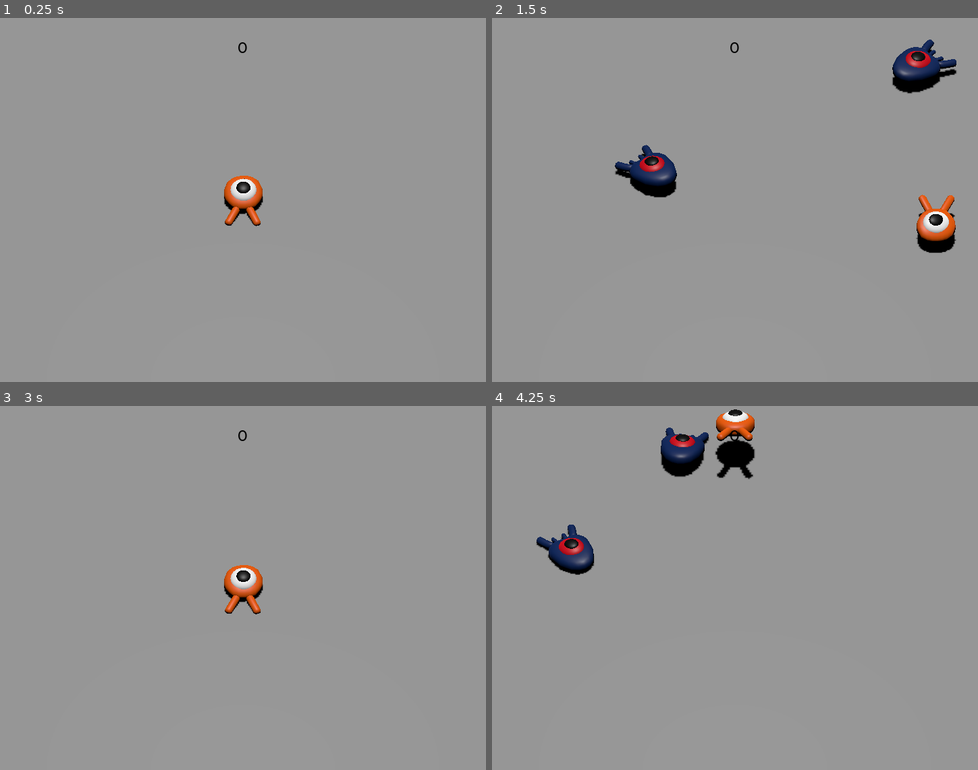
Above: before the commit, frames 1-4 (two rows, left to right).
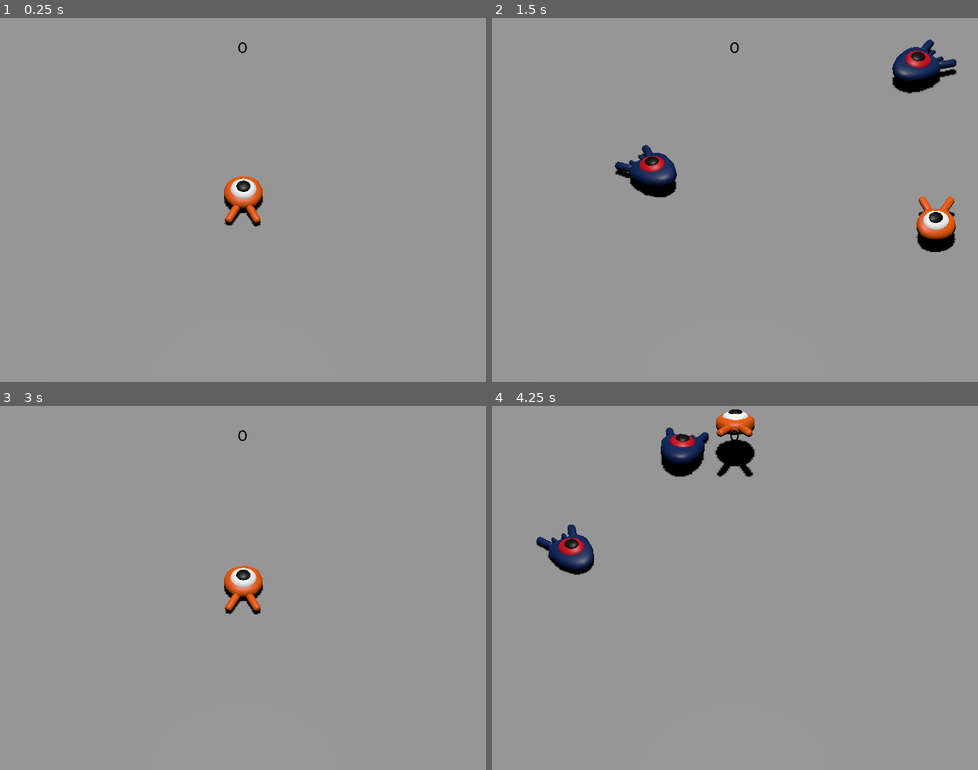
Above: after the commit, the same moments.

Repository: Vorgenstad/first-3d-game
Game: Godot game, scene res://scenes/main.tscn
Two runs of this game, one before a commit and one after it. Both use one fixed random seed, a clock stepped at 60 frames per second and the inputs below.
Inputs:
- Up to frame 1 (0.25 s): no input
- Up to frame 2 (1.5 s): hold D (move_right) 0.53-1.28 s; tap Space (jump) at 0.77 s; hold S (move_back) from 1.28 s (still down)
- Up to frame 3 (3 s): tap Space (jump) at 1.52 s; release S (move_back) at 2.03 s; hold D (move_right) 2.03-2.75 s; click "Retry (Space)" at 2.75 s
- Up to frame 4 (4.25 s): hold W (move_forward) from 3.53 s (still down); tap Space (jump) at 3.77 s

The runs differ from the first frame. In frame 1, 0.3% of the frame differs, in the area x 46-54%, y 43-58%; in frame 2, 0.4%; in frame 3, 0.3%; in frame 4, 0.4%, in the area x 16-55%, y 0-47%.

Commit message:
Reworked collisions

Diff:
--- a/scenes/mob.tscn
+++ b/scenes/mob.tscn
@@ -4,7 +4,7 @@
 [ext_resource type="PackedScene" uid="uid://bl4ejs41f31nq" path="res://art/mob.glb" id="1_xl5nv"]
 
 [sub_resource type="BoxShape3D" id="BoxShape3D_2ehw2"]
-size = Vector3(1.59016, 1.16463, 1.94396)
+size = Vector3(1.78646, 0.686117, 2.2753)
 
 [sub_resource type="Animation" id="Animation_pqqja"]
 length = 0.001
@@ -78,6 +78,7 @@
 [node name="Character" parent="Pivot" instance=ExtResource("1_xl5nv")]
 
 [node name="CollisionShape3D" type="CollisionShape3D" parent="."]
+transform = Transform3D(1, 0, 0, 0, 1, 0, 0, 0, 1, -0.00345516, 0.125812, -0.155281)
 shape = SubResource("BoxShape3D_2ehw2")
 
 [node name="VisibleOnScreenNotifier3D" type="VisibleOnScreenNotifier3D" parent="."]
--- a/scenes/player.gd
+++ b/scenes/player.gd
@@ -11,8 +11,6 @@
 
 func _physics_process(delta):
 	calculate_input_velocity(delta)
-
-	calculate_collisions()
 
 	velocity = target_velocity
 
@@ -58,25 +56,13 @@
 	elif Input.is_action_just_pressed("jump"):
 		target_velocity.y = jump_impulse
 
-func calculate_collisions():
-	for index in range(get_slide_collision_count()):
-		var collision = get_slide_collision(index)
-
-		if collided_with_mob_top(collision):
-			var mob = collision.get_collider()
-			mob.squash()
-			target_velocity.y = bounce_impulse
-
-func collided_with_mob_top(collision):
-	return (
-			collision.get_collider() != null
-			and collision.get_collider().is_in_group("Mob")
-			and Vector3.UP.dot(collision.get_normal()) > 0.1
-	)
-
 func die():
 	died.emit()
 	queue_free()
 
 func _on_mob_detector_body_entered(_body):
 	die()
+
+func _on_hurtbox_body_entered(body):
+	body.squash()
+	target_velocity.y = bounce_impulse
--- a/scenes/player.tscn
+++ b/scenes/player.tscn
@@ -7,8 +7,8 @@
 radius = 0.779863
 
 [sub_resource type="CylinderShape3D" id="CylinderShape3D_d2vlb"]
-height = 0.117709
-radius = 1.01919
+height = 0.768157
+radius = 1.13049
 
 [sub_resource type="Animation" id="Animation_pqqja"]
 length = 0.001
@@ -72,8 +72,12 @@
 "float": SubResource("Animation_yl30e")
 }
 
+[sub_resource type="CylinderShape3D" id="CylinderShape3D_v5il0"]
+height = 0.18372
+radius = 1.03087
+
 [node name="Player" type="CharacterBody3D"]
-transform = Transform3D(1, 0, 0, 0, 0.992897, -0.11898, 0, 0.11898, 0.992897, 0, 0.315726, 0)
+transform = Transform3D(1, 0, 0, 0, 1, 0, 0, 0, 1, 0, 0, 0)
 collision_mask = 6
 script = ExtResource("1_0jccc")
 
@@ -82,7 +86,7 @@
 [node name="Character" parent="Pivot" instance=ExtResource("2_50jah")]
 
 [node name="CollisionShape3D" type="CollisionShape3D" parent="."]
-transform = Transform3D(1, 0, 0, 0, 1, 0, 0, 0, 1, 0, 0.472908, 0)
+transform = Transform3D(1, 0, 0, 0, 1, -7.45058e-09, 0, 7.45058e-09, 1, 0, 0.472908, 0)
 shape = SubResource("SphereShape3D_yah6c")
 
 [node name="MobDetector" type="Area3D" parent="."]
@@ -92,7 +96,7 @@
 monitorable = false
 
 [node name="CollisionShape3D" type="CollisionShape3D" parent="MobDetector"]
-transform = Transform3D(1, 0, 0, 0, 1, 0, 0, 0, 1, 0, 0.643493, 0)
+transform = Transform3D(1, 0, 0, 0, 1, 0, 0, 0, 1, 0, 0.518352, 0)
 shape = SubResource("CylinderShape3D_d2vlb")
 
 [node name="AnimationPlayer" type="AnimationPlayer" parent="."]
@@ -101,4 +105,13 @@
 "": SubResource("AnimationLibrary_s825o")
 }
 
+[node name="Hurtbox" type="Area3D" parent="."]
+collision_layer = 0
+collision_mask = 2
+
+[node name="CollisionShape3D" type="CollisionShape3D" parent="Hurtbox"]
+transform = Transform3D(1, 0, 0, 0, 1, 0, 0, 0, 1, 0, -0.333697, 0)
+shape = SubResource("CylinderShape3D_v5il0")
+
 [connection signal="body_entered" from="MobDetector" to="." method="_on_mob_detector_body_entered"]
+[connection signal="body_entered" from="Hurtbox" to="." method="_on_hurtbox_body_entered"]
Not shown: 1 places in scenes/player.tscn that only renumber resources
